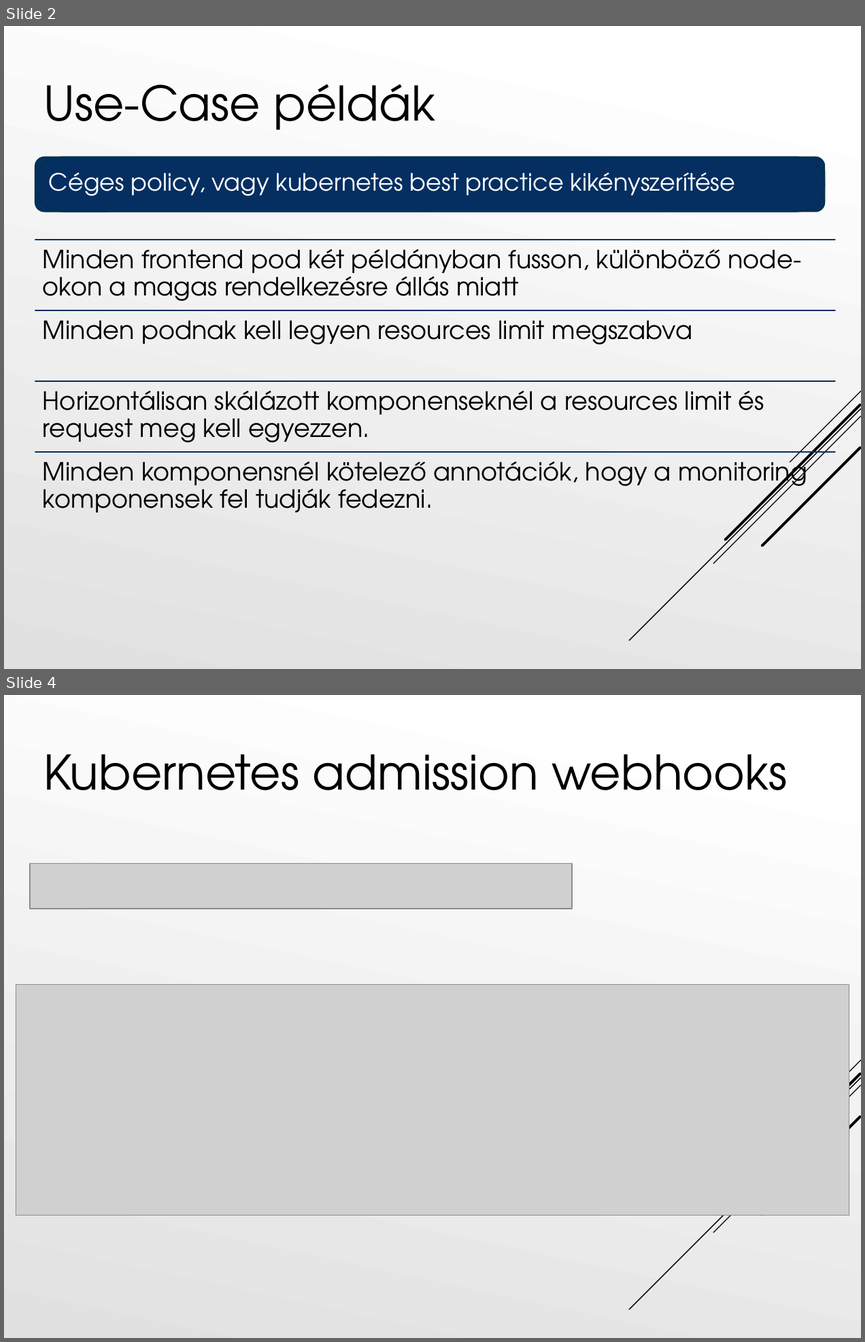
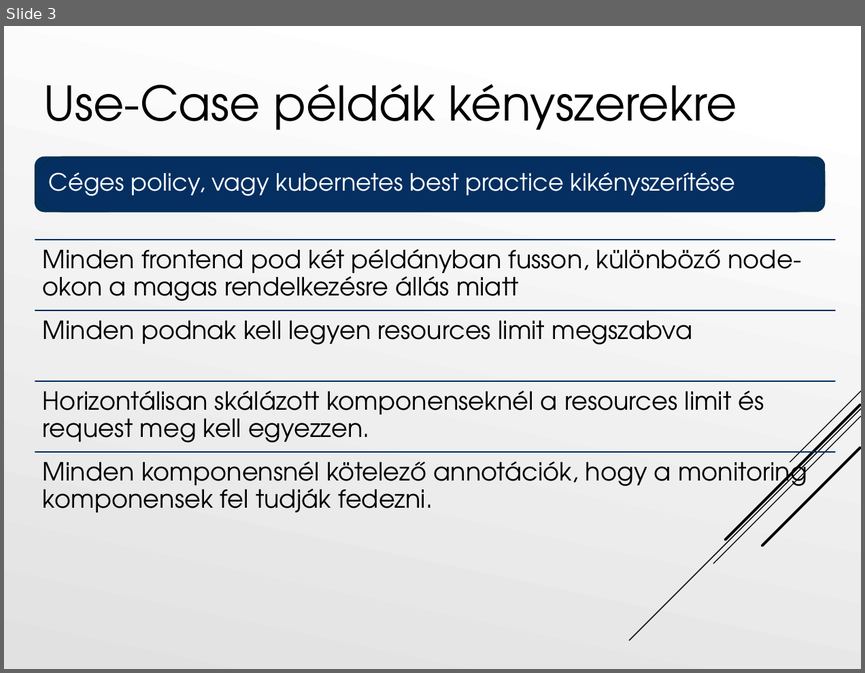
Before and after one commit to Tiegris/KonstrainR, a slide deck: ppt/prezi.pptx. Shown one above the other, each under a label of ours: slides 2 and 4 before the commit, slide 3 after it; the slides between them are not shown. The pictures are 865x1342 and 865x673 pixels, drawn with LibreOffice and Linux fonts; fonts in the diff are those of the drawing; grey boxes stand for pictures. Boxes give left, top, right and bottom in pixels: in the first picture for what was removed or moved away, otherwise in the second. Text is boxed around its words. In the diff, an @@ line names an element or a change of style, - is before the commit and + after.

```diff
--- a/ppt/prezi.pptx
+++ b/ppt/prezi.pptx
@@ slide 4 removed at box(4, 695, 861, 1338), background gradient #FFFFFF to #E1E1E1; not listed: 5 template elements that a slide beside it also shows @@
@@ title removed at box(43, 754, 787, 790) @@
-Kubernetes admission webhooks
@@ picture removed at box(30, 863, 572, 909) @@
@@ picture removed at box(16, 985, 849, 1215) @@
@@ what was slide 2 is now slide 3 @@
@@ slide 3 changed as well @@
@@ title at box(43, 84, 737, 130): text changed @@
-Use-Case példák
+Use-Case példák kényszerekre
```
Also in this commit, not shown: 2 other slides changed, 14 slides added, 10 other slides removed.
